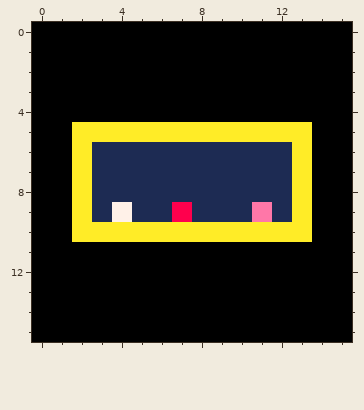
A pixel-art file gets an edit: assets/maps/01.ase. Above is the file before it was changed.
16x16 pixels, 1 frame.
Now the later version:
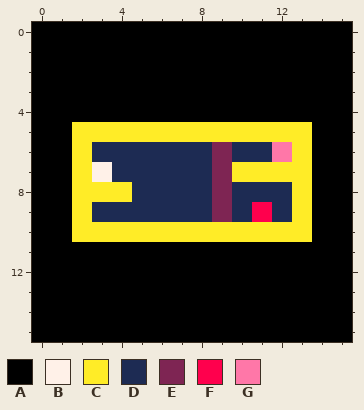
Palette (. is transparent): A #000000  B #fff1e8  C #ffec27  D #1d2b53  E #7e2553  F #ff004d  G #ff77a8
Changes in this commit:
@@ x 0..15 @@
  5 AACCCCCCCCCCCCAA
- 6 AACDDDDDDDDDDCAA
- 7 AACDDDDDDDDDDCAA
- 8 AACDDDDDDDDDDCAA
- 9 AACDBDDFDDDGDCAA
+ 6 AACDDDDDDEDDGCAA
+ 7 AACBDDDDDECCCCAA
+ 8 AACCCDDDDEDDDCAA
+ 9 AACDDDDDDEDFDCAA
 10 AACCCCCCCCCCCCAA
Pixel boxes of the changes (left, top, right, bottom) in both pictures:
changed: (92, 142, 292, 222)
